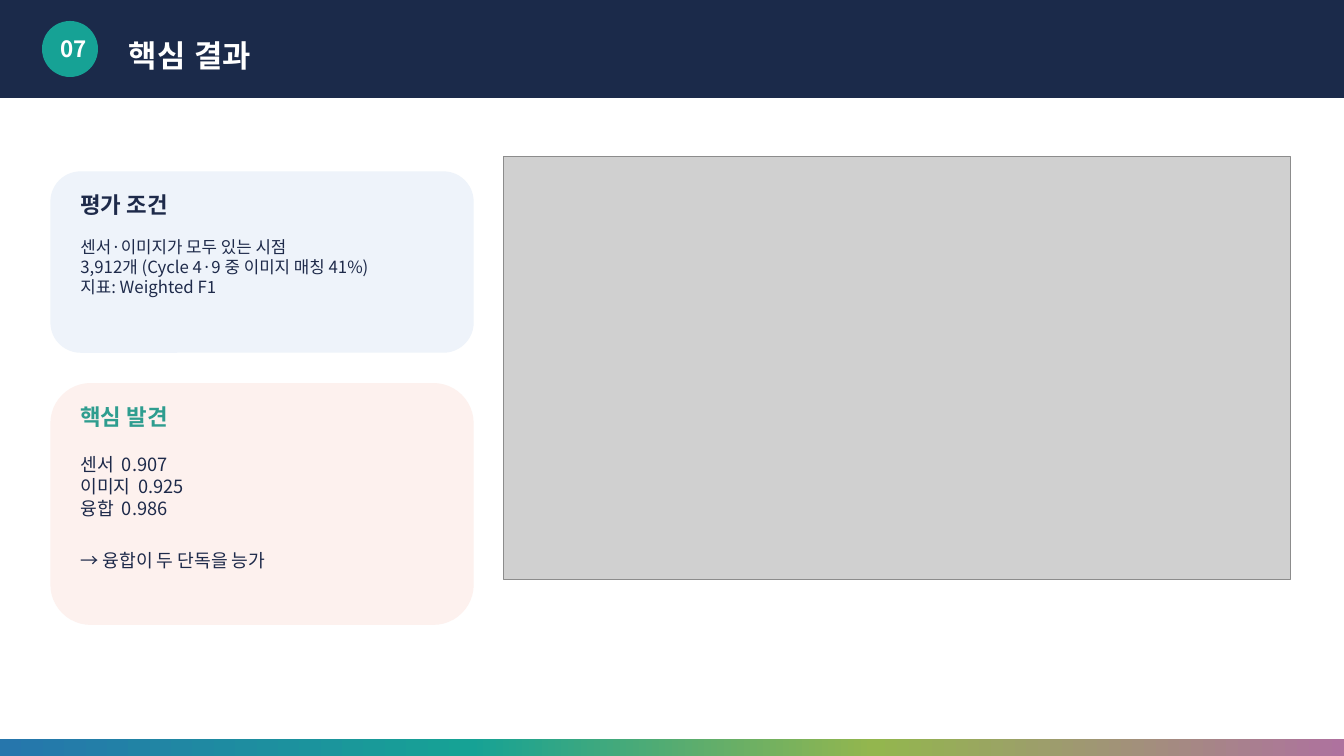
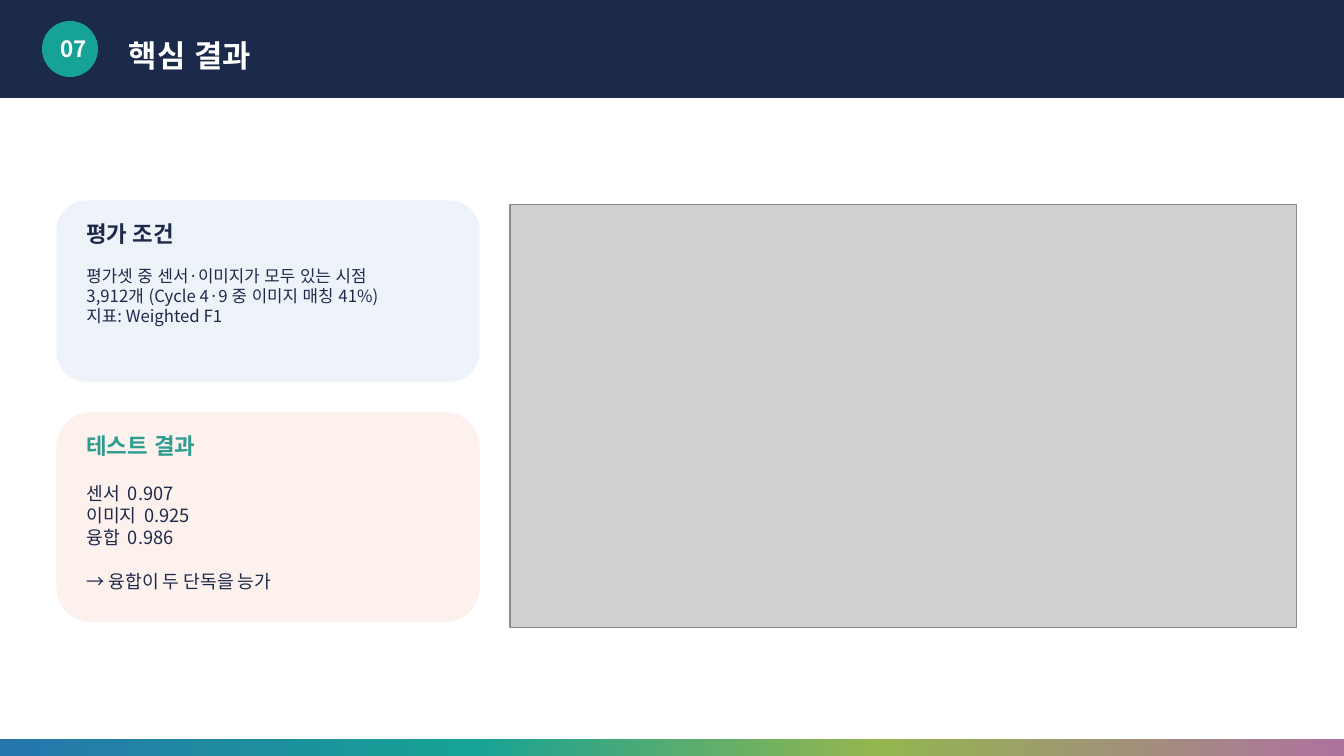
Before and after one commit to HaHyunsung/FF_Multimodal, a slide deck: slide 8 of 딥러닝응용_3조_최종발표.pptx. Drawn at 1344x756 pixels with LibreOffice and Linux fonts; fonts in the diff are those of the drawing; grey boxes stand for pictures. Boxes give left, top, right and bottom in pixels: in the first picture for what was removed or moved away, otherwise in the second. Text is boxed around its words. In the diff, an @@ line names an element or a change of style, - is before the commit and + after.

```diff
--- a/딥러닝응용_3조_최종발표.pptx
+++ b/딥러닝응용_3조_최종발표.pptx
@@ rounded rectangle: place and size @@
-rounded rectangle at (50,171,474,353)
+rounded rectangle at (56,201,480,382)
@@ picture: place and size @@
-picture at (504,156,1291,580)
+picture at (510,205,1297,628)
@@ text "평가 조건": place and size @@
-text "평가 조건" at (80,194,168,215)
+text "평가 조건" at (86,223,174,244)
@@ text "평가셋 중 센서·이미지가 모두 있는 ...": place and size @@
-text "평가셋 중 센서·이미지가 모두 있는 ..." at (80,239,369,297)
+text "평가셋 중 센서·이미지가 모두 있는 ..." at (86,268,378,326)
@@ text at (86,268,367,284): text changed @@
-센서·이미지가 모두 있는 시점
+평가셋 중 센서·이미지가 모두 있는 시점
@@ rounded rectangle: place and size @@
-rounded rectangle at (50,383,474,625)
+rounded rectangle at (56,412,480,623)
@@ text at (86,435,195,456): text changed @@
-핵심 발견
+테스트 결과
@@ text "센서 0.907" rewrapped from (80,456,265,569) to (86,485,271,590) @@
```
Also in this commit, not shown: 7 other slides changed.
